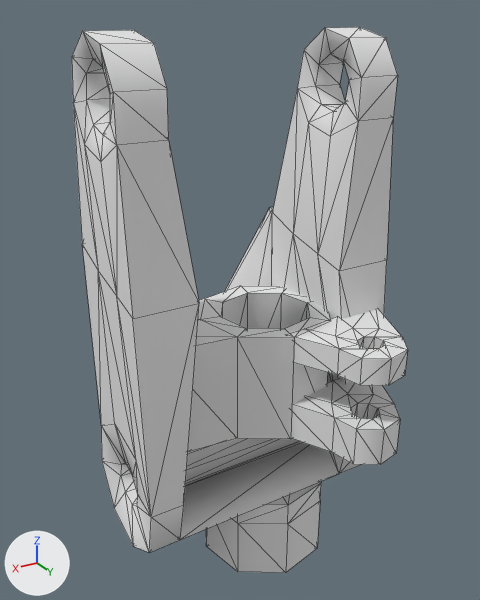
What one commit did to the COLLADA model software/models/atlas_v4/meshes/r_uglut.dae.
Rendered twice from a 50 mm lens placed at (0.0946, 0.1714, 0.0893), pointed at (-0.0067, 0.0026, 0.0049). Every picture has the same lights, and +X, +Y and +Z are marked at lower left. Mesh edges are drawn as thin lines. Where no turn or scale is listed for an object, it has been applied to the vertices.

The first picture shows 'r_uglut'.
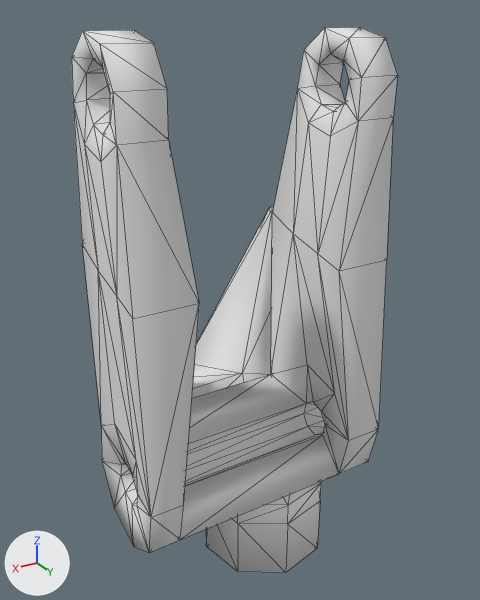
The newer file is also turned or shifted as a whole; pictures and numbers use the older file's frame.

Pixel boxes (x1, y1, x2, y2) of what changed, in the pictures (480 x 600 px):
'r_uglut', reshaped: before (72, 27, 408, 573); after (72, 27, 398, 573)
part 1 of me_r_uglutmesh, deleted: before (291, 379, 400, 465)
part 2 of me_r_uglutmesh, deleted: before (285, 309, 408, 386)
part 3 of me_r_uglutmesh, deleted: before (188, 286, 330, 452)

Patch to the scene script:
```diff
--- a/software/models/atlas_v4/meshes/r_uglut.dae.py
+++ b/software/models/atlas_v4/meshes/r_uglut.dae.py
@@ me_r_uglutmesh @@
 me_r_uglutmesh.from_pydata(...)  # 360 vertices, 712 faces; spans x -0.041..0.041, y -0.058..0.058, z -0.083..0.086
 # used by ob_r_uglut; location = (0.0, 0.0, 0.0)
+# me_r_uglutmesh part 1: the loose piece of 42 vertices spanning x -0.04..-0.004, y 0.03..0.058, z -0.029..-0.017 is deleted
+# me_r_uglutmesh part 2: the loose piece of 42 vertices spanning x -0.04..-0.004, y 0.03..0.058, z -0.003..0.006 is deleted
+# me_r_uglutmesh part 3: the loose piece of 38 vertices spanning x -0.03..0.031, y -0.007..0.035, z -0.029..0.005 is deleted
 me_r_uglutmesh.materials.append(mat_drc_extremities_diffuse)
```
